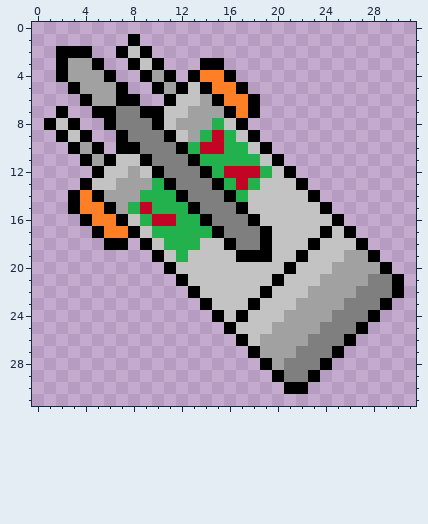
Edited in one commit: pixel-art sprite (images/robot-img/manny-cursor-4.png). That is the earlier state.
The file is 32x32 pixels. Colours within 5 levels of each other are drawn and written as one.
Once edited:
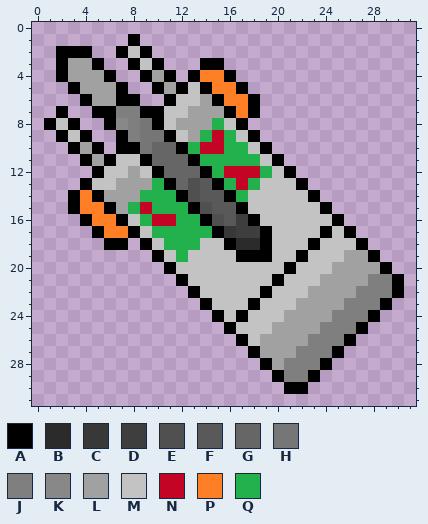
Palette (. is transparent): A #000000  B #2b2b2b  C #383838  D #3e3e3e  E #505050  F #595959  G #666666  H #767676  J #7f7f7f  K #888888  L #a1a1a1  M #c3c3c3  N #c40424  P #ff7f27  Q #22b14c
Commit message: added shading to manny animation
Changes in this commit:
Colour J gives way to colour B in row 18 at x 17 to 18.
Colour J gives way to colour C in row 17 at x 16.
Colour J gives way to colour D in row 16 at x 17; in row 17 at x 17 to 18.
Colour J gives way to colour E in rows 13 to 14 at x 13; in row 15 at x 14; in row 16 at x 15.
Colour J gives way to colour F in row 13 at x 14; in row 14 at x 14 to 15; in row 15 at x 15 to 16; in row 16 at x 16.
Colour J gives way to colour G in row 10 at x 10 to 11; in row 11 at x 10 to 12; in row 12 at x 11 to 13; in row 13 at x 12.
Colour J gives way to colour H in row 8 at x 9; in row 9 at x 9 to 10; in row 10 at x 9.
Colour J gives way to colour K in row 8 at x 7.
Changed places in both pictures, as pixel boxes (x1, y1, x2, y2):
changed: (116, 118, 260, 250)
